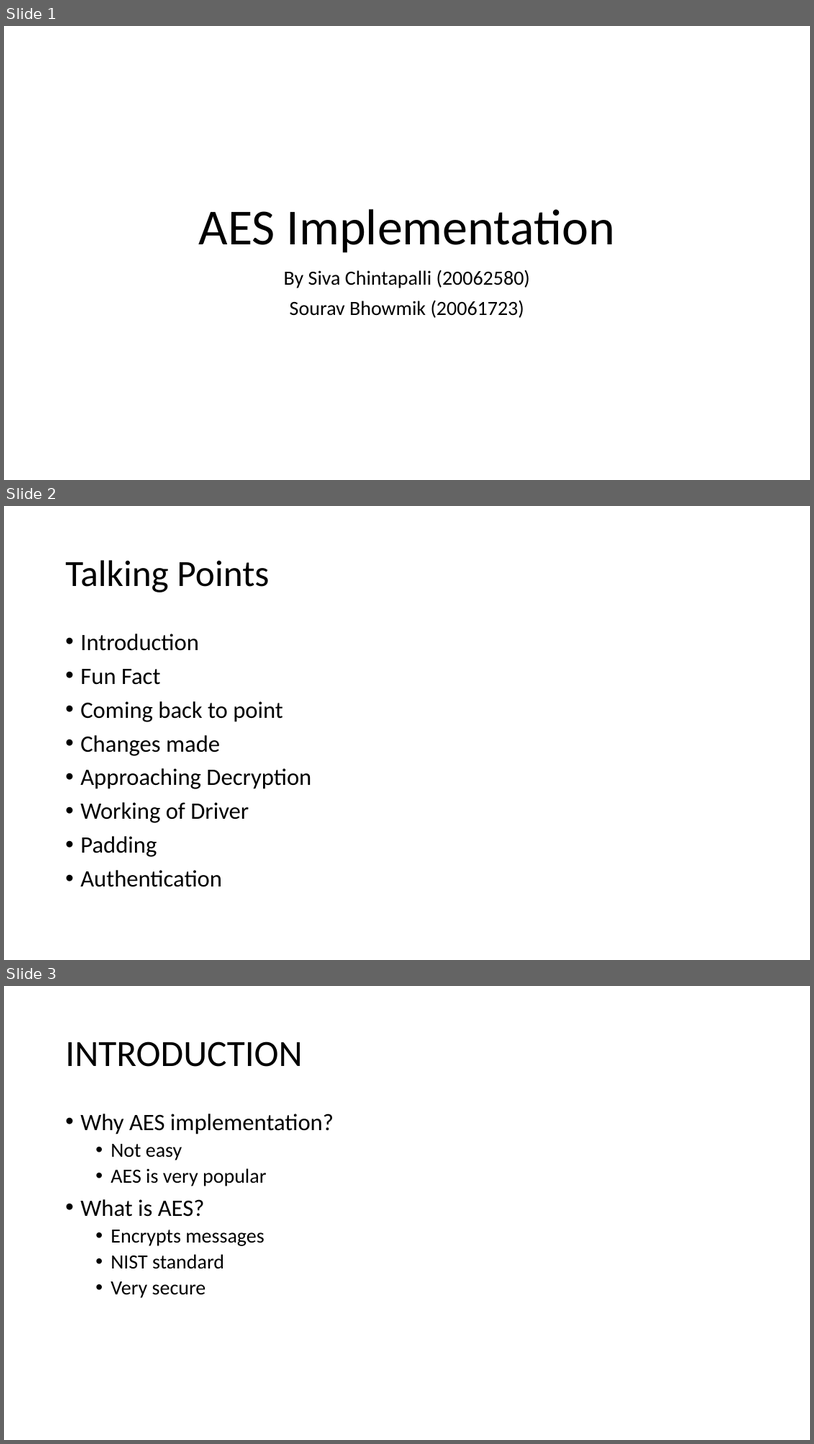
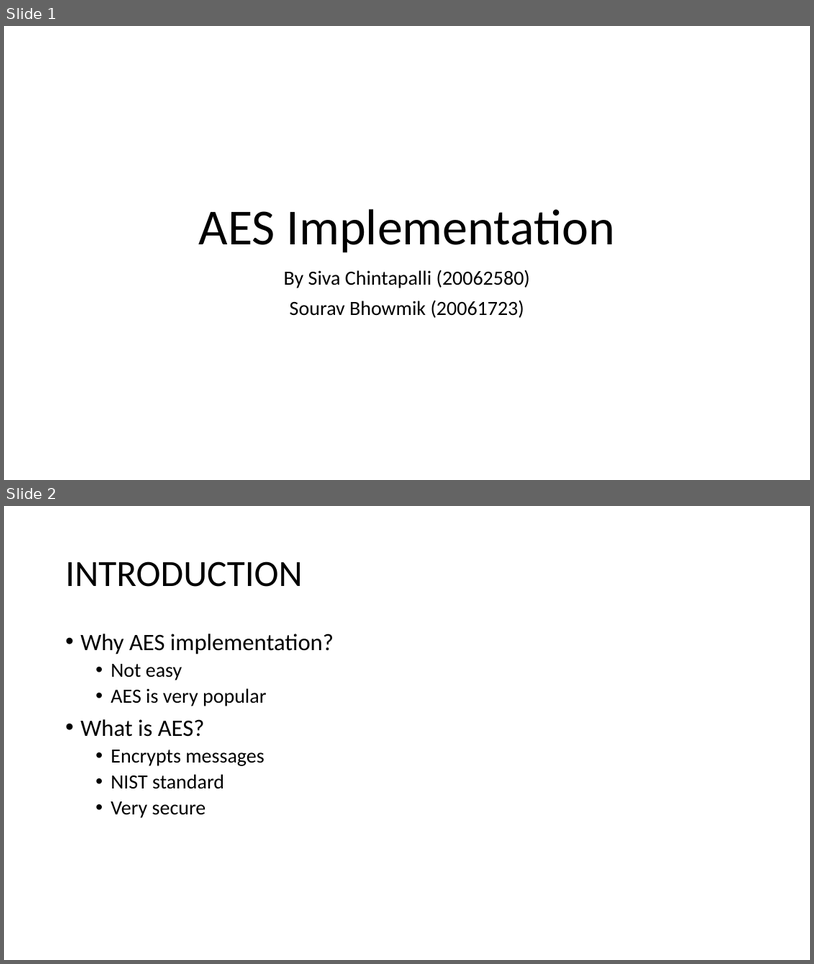
Before and after one commit to KrishnaChintapalli/SecurityAlgorithm, a slide deck: securityProject.pptx. Shown one above the other, each under a label of ours: slides 1, 2 and 3 before the commit, slides 1 and 2 after it. The pictures are 814x1444 and 814x964 pixels, drawn with LibreOffice and Linux fonts; fonts in the diff are those of the drawing. Boxes give left, top, right and bottom in pixels: in the first picture for what was removed or moved away, otherwise in the second. Text is boxed around its words. In the diff, an @@ line names an element or a change of style, - is before the commit and + after.

```diff
--- a/securityProject.pptx
+++ b/securityProject.pptx
@@ slide 2 removed at <box>4,506,810,960</box>, background #FFFFFF @@
@@ title removed at <box>65,560,269,592</box> @@
-Talking Points
@@ text removed at <box>80,633,311,887</box> @@
-• Introduction
-• Fun Fact
-• Coming back to point
-• Changes made
-• Approaching Decryption
-• Working of Driver
-• Padding
-• Authentication
@@ what was slide 3 is now slide 2 @@
```
Also in this commit, not shown: 1 slide changed.
